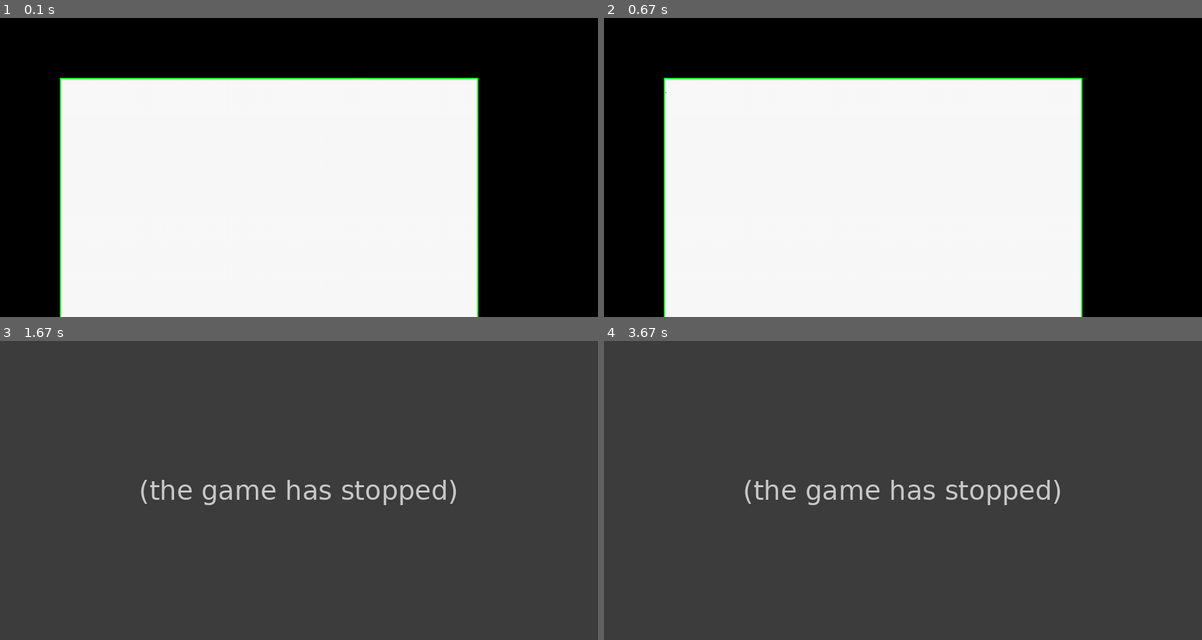
Above: before the commit, frames 1-4 (two rows, left to right).
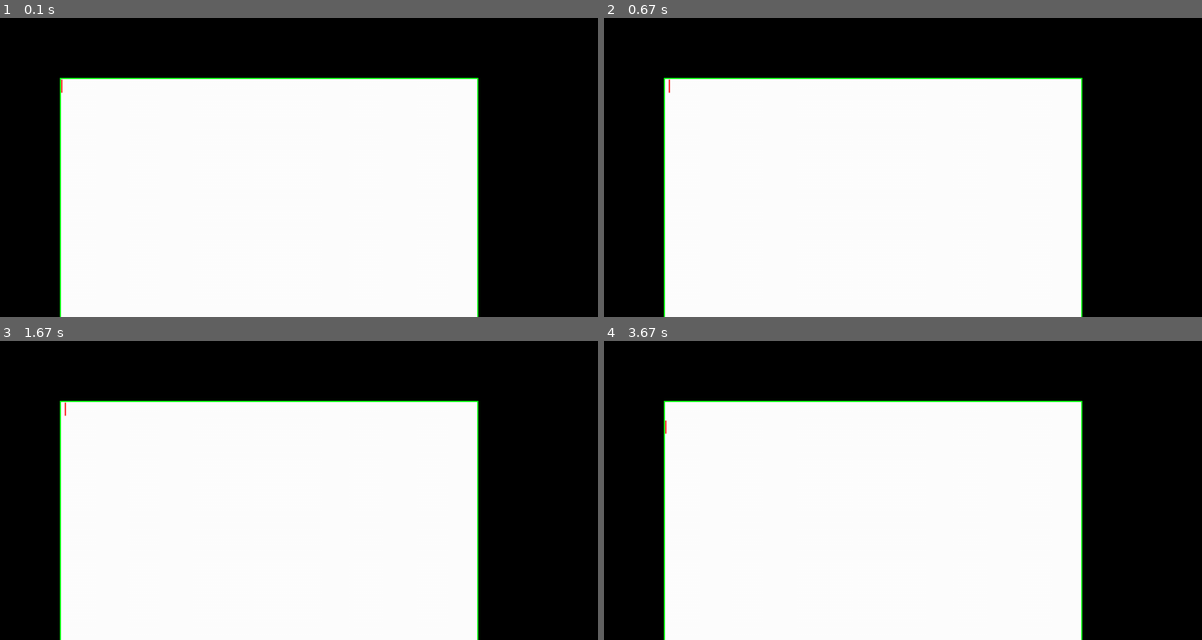
Above: after the commit, the same moments.

Repository: codenrun/lexi
Game: pygame game, started from lexi.py
Two runs of this game, one before a commit and one after it. Both use one fixed random seed, a clock stepped at 60 frames per second and the inputs below. The source is Python 2; it was converted automatically to run under Python 3.
Inputs (mouse positions are in pixels of both pictures, inside the frame that each line leads up to):
- Up to frame 1 (0.1 s): no input
- Up to frame 2 (0.67 s): tap Space at 0.33 s
- Up to frame 3 (1.67 s): click (269, 520) at 0.72 s; hold Right 1-1.47 s; hold Up from 1.5 s (still down)
- Up to frame 4 (3.67 s): release Up at 1.97 s; tap Enter at 2 s; hold Left 2.83-3.37 s; hold Down from 3.4 s (still down)

The runs differ from the first frame. In frame 1, less than 0.1% of the frame differs, in the area x 10-11%, y 20-26%; in frame 2, less than 0.1%; in frame 3, 100%, in the area x 0-100%, y 0-100%; in frame 4, 100%.
Error before the commit: TypeError: text must be a unicode or bytes (PygameGfx.py line 36); the game stopped at 1.5 s (later frames are placeholders)

Commit message:
Cursor added
cursor added ; can be moved left, right, up , down by arrow keys or at
random row by mouse click ; insert/delete text at any position ; still a
lot left

Diff:
--- a/gfx.py
+++ b/gfx.py
@@ -154,6 +154,8 @@
 	def GetHitGlyph(self, pos):
 		return self;
 
+	def GetHitChild(self, pos):
+		return self;
 
 class CharGlyph(Glyph):
 	def __init__(self, window):
@@ -225,7 +227,7 @@
 		self.children = [];
 
 	def Render(self):
-
+		self.window.ClearRect(self.Bounds());
 		for child in self.children:
 			child.Render();
 
@@ -290,6 +292,11 @@
 				return child.GetHitGlyph(pos);
 		return self;
 
+	def GetHitChild(self, pos):
+		for child in self.children:
+			if child.Intersects(pos):
+				return child;
+		return self;
 	def Text(self):
 		text = "";
 		for child in self.children:
@@ -346,6 +353,17 @@
 
 	def Render(self):
 		RowGlyph.Render(self);
+
+	def RenderCursor(self):
+		if self.cursorIndex > 0:
+			cursorBounds = self.children[self.cursorIndex-1].Bounds();
+			self.cursor.SetPosition((cursorBounds[0] + cursorBounds[2] - 1, cursorBounds[1]));
+		else:
+			cursorBounds = self.Bounds();
+			self.cursor.SetPosition((0, cursorBounds[1]));
+
+		self.cursor.Render();
+
 	def ProcessInput(self,e):
 		#print " EditableRowGlyph : got event" , self
 
@@ -376,22 +394,13 @@
 			#print "after" , self.cursorIndex, len(self.children)
 
 		if e.type is event.MOUSE_PRESS:
-			rect = self.AcceptCursor(e.mousePosition)
-			self.cursor.SetPosition((rect[0], rect[1]));
-			##print e.mousePosition
-			##print rect
-			self.cursor.Render();
-		return False;
-
-	def AcceptCursor(self, cursorPosition ):
-		##print "AcceptCursor"
-		##print cursorPosition ;
-		glyph = self.GetHitGlyph(cursorPosition);
-		if self is not glyph:
-			##print "Found"
-			return glyph.Bounds();
-		#print "Not found"
-		return self.pos[0] , self.pos[1],0,0
+			hitGlyph = self.GetHitGlyph(e.mousePosition);
+			if self is not hitGlyph:
+				self.cursorIndex =  self.children.index(hitGlyph);
+
+		return False;
+
+
 
 
 
@@ -413,9 +422,20 @@
 		for row in self.children:
 			row.SetSize((self.size[0],30));
 
+	def Render(self):
+		ColGlyph.Render(self);
+		self.children[self.rowWithCursor].RenderCursor();
+
+
 	def ProcessInput(self,e):
 		#print " EditableColGlyph : got event" , self
-		if e.type is event.KEY_PRESS:
+		if e.type is event.MOUSE_PRESS:
+			hitGlyph = self.GetHitChild(e.mousePosition);
+			if self is not hitGlyph:
+				self.rowWithCursor =  self.children.index(hitGlyph);
+				self.children[self.rowWithCursor].ProcessInput(e);
+
+		elif e.type is event.KEY_PRESS:
 			if e.keyCode == event.K_RETURN:
 				#print "Got event.K_RETURN"
 				row = EditableRowGlyph(self.window)
@@ -430,6 +450,10 @@
 			elif e.keyCode == event.K_RIGHT:
 				if  not self.children[self.rowWithCursor].ProcessInput(e):
 					self.rowWithCursor = min(self.rowWithCursor+1 , len(self.children) -1 );
+			elif e.keyCode == event.K_UP :
+				self.rowWithCursor = max(self.rowWithCursor-1 , 0);
+			elif e.keyCode == event.K_DOWN:
+				self.rowWithCursor = min(self.rowWithCursor+1 , len(self.children) -1 );
 			else:
 				self.children[self.rowWithCursor].ProcessInput(e);
 
--- a/lexi.py
+++ b/lexi.py
@@ -10,19 +10,12 @@
 window = gfx.Window(gc , (700,500) );
 window.SetPosition((100,100));
 
-cursor= gfx.CharGlyph(window);
-cursor.SetChar('|');
-cursor.SetColor((0,0,255));
-
-row = gfx.EditableRowGlyph(window);
-window.body.Insert(row,0);
 window.Render();
 
 
 bRunning = True;
 while(bRunning):
 	gc.Blit();
-	cursor.Render();
 
 	for e in eventing.GetEvents():
 
